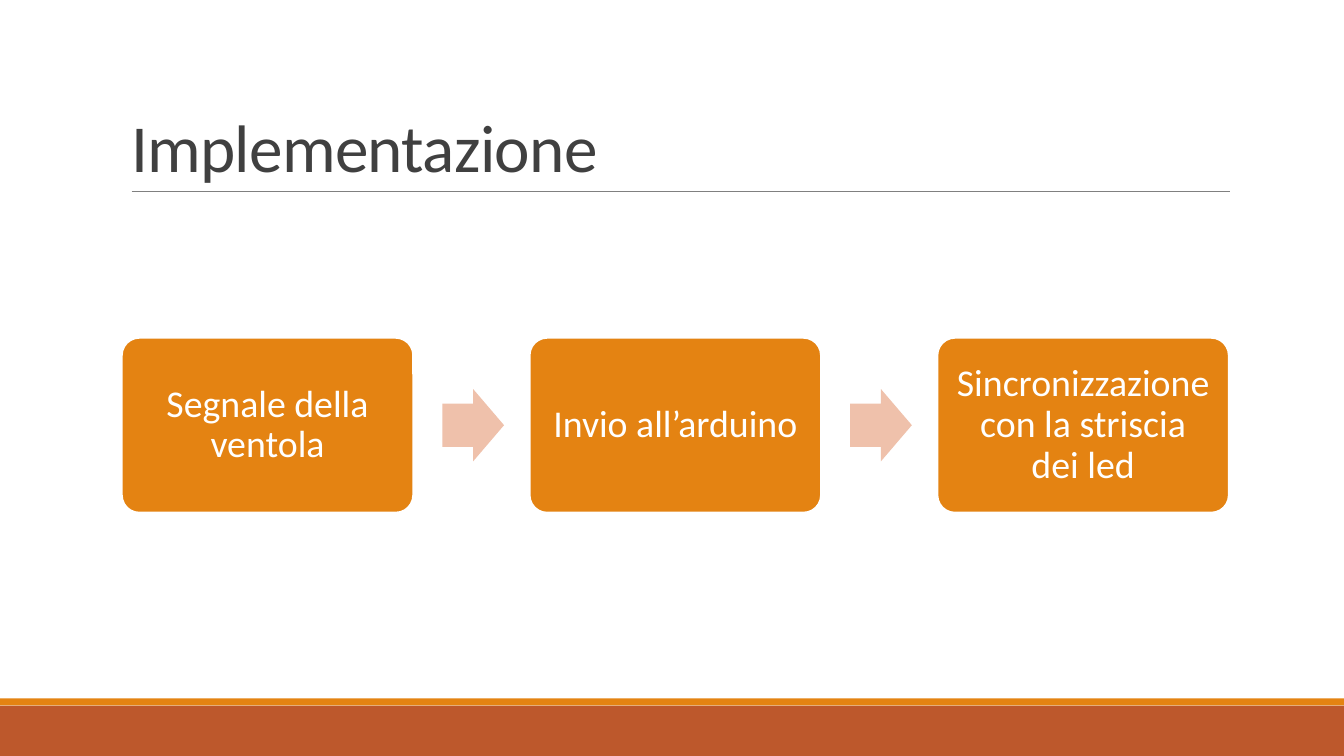
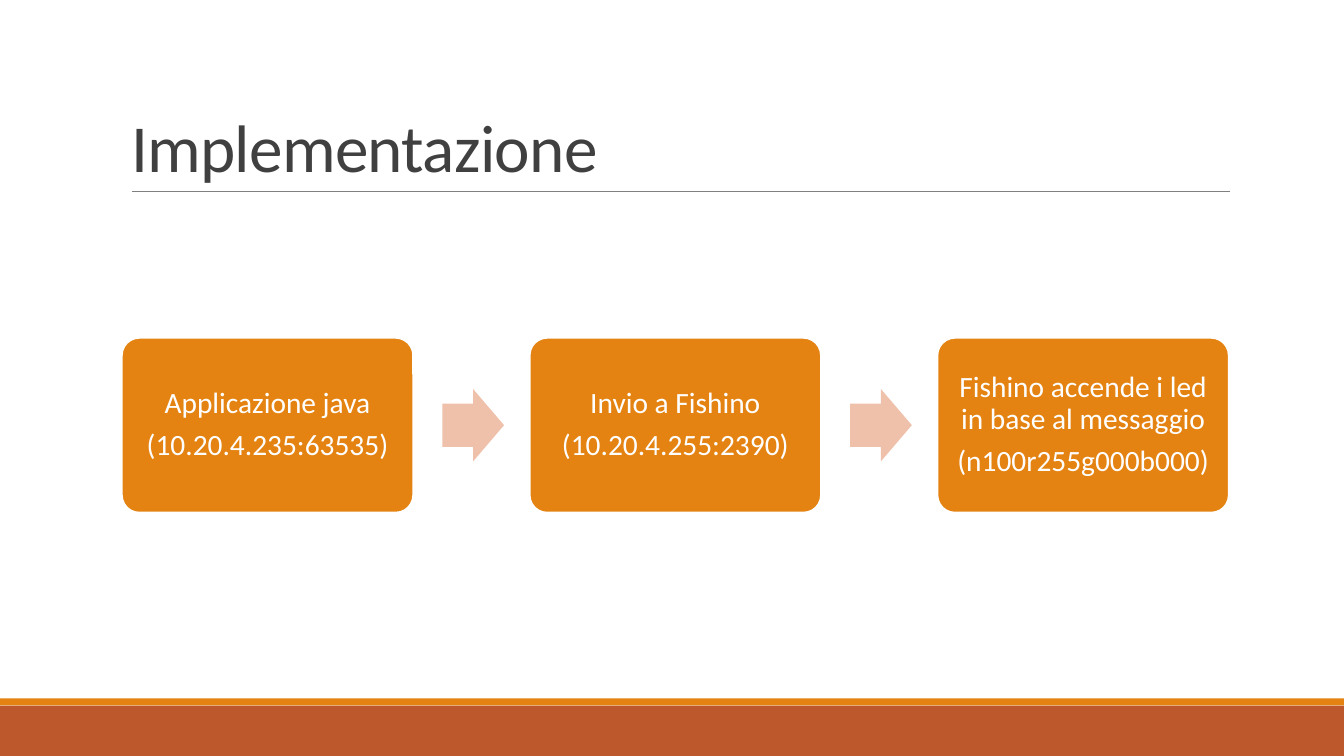
Before and after one commit to nemastojanovic/FanClock2, a slide deck: slide 11 of Documentazione/I3_PRESENTAZIONE_PROG3.pptx (slide 7 before the commit). Drawn at 1344x756 pixels with LibreOffice and Linux fonts; fonts in the diff are those of the drawing. Boxes give left, top, right and bottom in pixels: in the first picture for what was removed or moved away, otherwise in the second. Text is boxed around its words. In the diff, an @@ line names an element or a change of style, - is before the commit and + after.

Commit message:
ultima versione della presentazione

```diff
--- a/Documentazione/I3_PRESENTAZIONE_PROG3.pptx
+++ b/Documentazione/I3_PRESENTAZIONE_PROG3.pptx
@@ text at [957, 376, 1208, 476]: text changed; size 27 to 21 pt @@
-Sincronizzazione con la striscia dei led
+Fishino accende i led in base al messaggio
+(n100r255g000b000)
@@ text at [147, 392, 389, 459]: text changed; size 27 to 21 pt @@
-Segnale della ventola
+Applicazione java
+(10.20.4.235:63535)
@@ text at [562, 392, 789, 459]: text changed; size 27 to 21 pt @@
-Invio all’arduino
+Invio a Fishino
+(10.20.4.255:2390)
```
Also in this commit, not shown: 3 other slides changed, 10 slides added, 12 slides removed.
